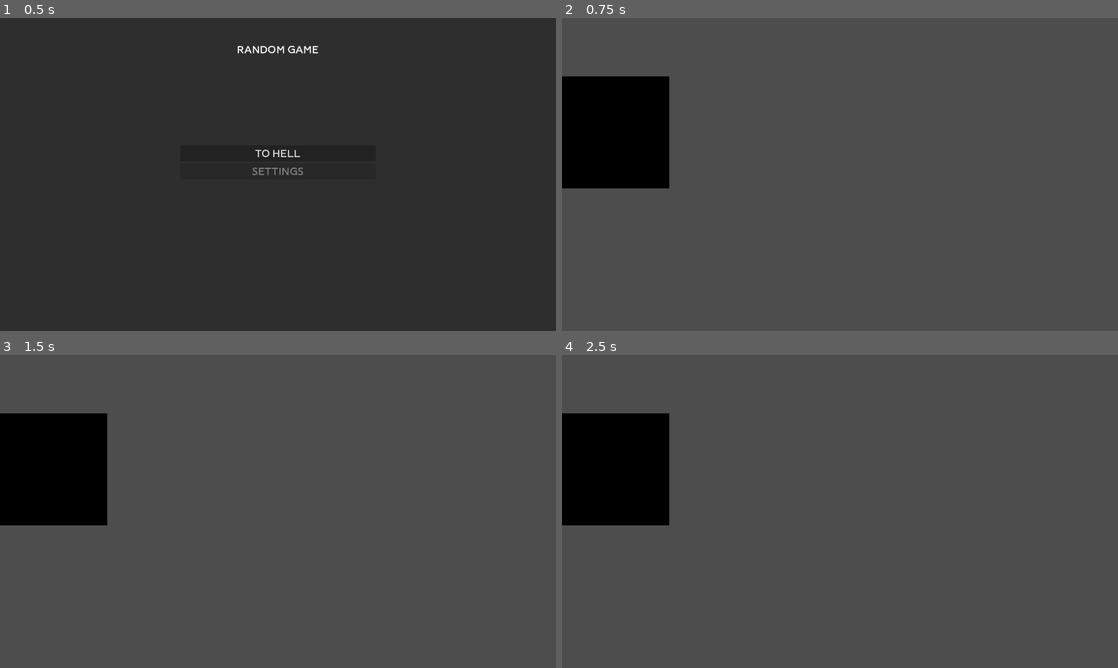
Above: before the commit, frames 1-4 (two rows, left to right).
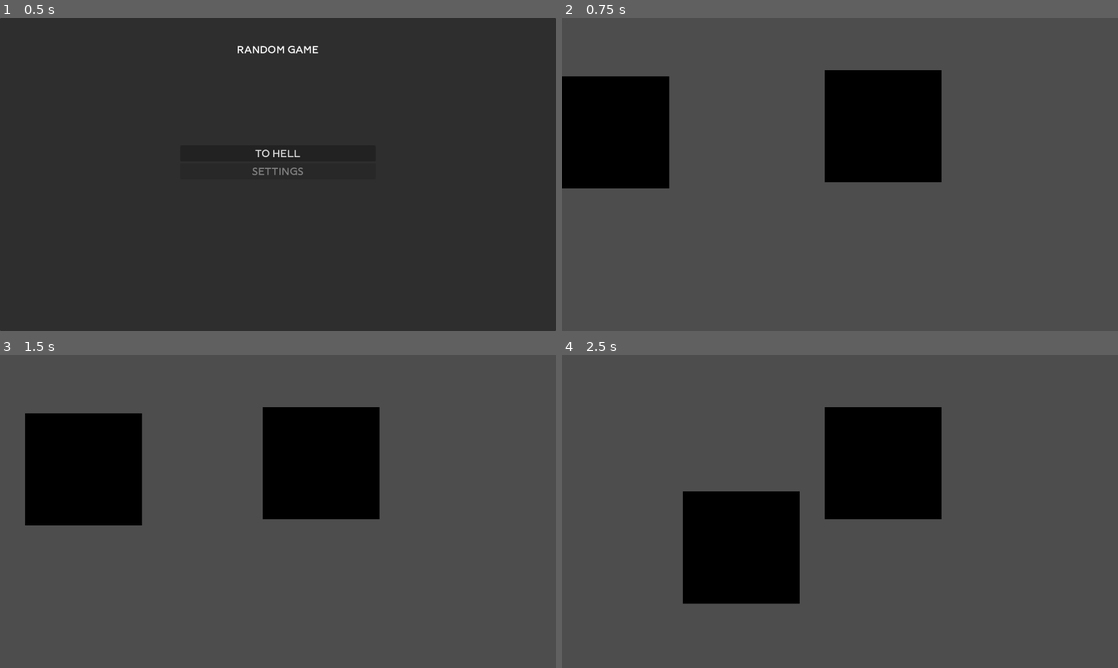
Above: after the commit, the same moments.

Repository: pguin-sudo/random-game
Game: Godot game, scene res://scenes/Menu/mainmenu.tscn
The game is run twice, just before and just after one commit, with the same random seed, the same clock (stepped at 60 frames per second) and the same inputs. After the commit the project has no main scene; this scene is started directly in both runs.
Inputs:
- Up to frame 1 (0.5 s): no input
- Up to frame 2 (0.75 s): click "TO HELL" at 0.5 s
- Up to frame 3 (1.5 s): tap Enter at 1.25 s; hold D (right, bound only after the commit) from 1.28 s (still down)
- Up to frame 4 (2.5 s): release D (right, bound only after the commit) at 2.03 s; hold S (down, bound only after the commit) from 2.03 s (still down)

Frame 1 is identical in both runs. In frame 2, 7.5% of the frame differs, in the area x 47-69%, y 16-53%; in frame 3, 11%; in frame 4, 22%, in the area x 0-69%, y 16-80%.
Error after the commit: Invalid type in function 'distance_to' in base 'Vector2'. Cannot convert argument 1 from Nil to Vector2. (res://scenes/Enemy/baseenemy.gd:8)

Commit message:
Add enemy and player movements

Diff:
--- a/project.godot
+++ b/project.godot
@@ -11,9 +11,12 @@
 [application]
 
 config/name="RandomGame"
-run/main_scene="res://scenes/Menu/mainmenu.tscn"
 config/features=PackedStringArray("4.3", "GL Compatibility")
 config/icon="res://icon.svg"
+
+[autoload]
+
+Globaldata="*res://scenes/globaldata.gd"
 
 [display]
 
@@ -22,6 +25,38 @@
 window/stretch/mode="viewport"
 window/stretch/aspect="ignore"
 
+[input]
+
+left={
+"deadzone": 0.5,
+"events": [null, Object(InputEventKey,"resource_local_to_scene":false,"resource_name":"","device":-1,"window_id":0,"alt_pressed":false,"shift_pressed":false,"ctrl_pressed":false,"meta_pressed":false,"pressed":false,"keycode":0,"physical_keycode":65,"key_label":0,"unicode":97,"location":0,"echo":false,"script":null)
+, Object(InputEventKey,"resource_local_to_scene":false,"resource_name":"","device":-1,"window_id":0,"alt_pressed":false,"shift_pressed":false,"ctrl_pressed":false,"meta_pressed":false,"pressed":false,"keycode":0,"physical_keycode":4194319,"key_label":0,"unicode":0,"location":0,"echo":false,"script":null)
+]
+}
+right={
+"deadzone": 0.5,
+"events": [Object(InputEventKey,"resource_local_to_scene":false,"resource_name":"","device":-1,"window_id":0,"alt_pressed":false,"shift_pressed":false,"ctrl_pressed":false,"meta_pressed":false,"pressed":false,"keycode":0,"physical_keycode":68,"key_label":0,"unicode":100,"location":0,"echo":false,"script":null)
+, Object(InputEventKey,"resource_local_to_scene":false,"resource_name":"","device":-1,"window_id":0,"alt_pressed":false,"shift_pressed":false,"ctrl_pressed":false,"meta_pressed":false,"pressed":false,"keycode":0,"physical_keycode":4194321,"key_label":0,"unicode":0,"location":0,"echo":false,"script":null)
+]
+}
+up={
+"deadzone": 0.5,
+"events": [Object(InputEventKey,"resource_local_to_scene":false,"resource_name":"","device":-1,"window_id":0,"alt_pressed":false,"shift_pressed":false,"ctrl_pressed":false,"meta_pressed":false,"pressed":false,"keycode":0,"physical_keycode":87,"key_label":0,"unicode":119,"location":0,"echo":false,"script":null)
+, Object(InputEventKey,"resource_local_to_scene":false,"resource_name":"","device":-1,"window_id":0,"alt_pressed":false,"shift_pressed":false,"ctrl_pressed":false,"meta_pressed":false,"pressed":false,"keycode":0,"physical_keycode":4194320,"key_label":0,"unicode":0,"location":0,"echo":false,"script":null)
+]
+}
+down={
+"deadzone": 0.5,
+"events": [Object(InputEventKey,"resource_local_to_scene":false,"resource_name":"","device":-1,"window_id":0,"alt_pressed":false,"shift_pressed":false,"ctrl_pressed":false,"meta_pressed":false,"pressed":false,"keycode":0,"physical_keycode":83,"key_label":0,"unicode":115,"location":0,"echo":false,"script":null)
+, Object(InputEventKey,"resource_local_to_scene":false,"resource_name":"","device":-1,"window_id":0,"alt_pressed":false,"shift_pressed":false,"ctrl_pressed":false,"meta_pressed":false,"pressed":false,"keycode":0,"physical_keycode":4194322,"key_label":0,"unicode":0,"location":0,"echo":false,"script":null)
+]
+}
+click={
+"deadzone": 0.5,
+"events": [Object(InputEventMouseButton,"resource_local_to_scene":false,"resource_name":"","device":-1,"window_id":0,"alt_pressed":false,"shift_pressed":false,"ctrl_pressed":false,"meta_pressed":false,"button_mask":0,"position":Vector2(0, 0),"global_position":Vector2(0, 0),"factor":1.0,"button_index":1,"canceled":false,"pressed":false,"double_click":false,"script":null)
+]
+}
+
 [rendering]
 
 renderer/rendering_method="gl_compatibility"
--- /dev/null
+++ b/scenes/Enemy/baseenemy.gd
@@ -0,0 +1,13 @@
+extends CharacterBody2D
+
+@export var speed = 400
+
+
+func _physics_process(delta):
+	var playerpos = Globaldata.playerpositon
+	if global_position.distance_to(playerpos) < 10:
+		velocity = global_position.direction_to(playerpos)
+		print("moving")
+		print(global_position)
+	move_and_slide()
+	print("stopped")
--- a/scenes/Enemy/baseenemy.tscn
+++ b/scenes/Enemy/baseenemy.tscn
@@ -1,4 +1,7 @@
-[gd_scene load_steps=3 format=3 uid="uid://3qvv3k3fobkd"]
+[gd_scene load_steps=5 format=3 uid="uid://3qvv3k3fobkd"]
+
+[ext_resource type="Script" path="res://scenes/Enemy/baseenemy.gd" id="1_4u2rd"]
+[ext_resource type="Texture2D" uid="uid://cq6gm2yhexakn" path="res://resources/Graph/PlaceHolder.png" id="2_114ut"]
 
 [sub_resource type="CircleShape2D" id="CircleShape2D_xt000"]
 radius = 144.031
@@ -14,7 +17,8 @@
 "speed": 0.0
 }]
 
-[node name="baseenemy" type="Node2D"]
+[node name="baseenemy" type="CharacterBody2D"]
+script = ExtResource("1_4u2rd")
 
 [node name="Area2D" type="Area2D" parent="."]
 
@@ -25,3 +29,9 @@
 position = Vector2(11, 4)
 scale = Vector2(2.44531, 3.90625)
 sprite_frames = SubResource("SpriteFrames_7uu58")
+
+[node name="CollisionShape2D" type="CollisionShape2D" parent="."]
+shape = SubResource("CircleShape2D_xt000")
+
+[node name="Sprite2D" type="Sprite2D" parent="."]
+texture = ExtResource("2_114ut")
--- /dev/null
+++ b/scenes/Player/player.gd
@@ -0,0 +1,17 @@
+extends CharacterBody2D
+
+@export var speed = 400
+
+func get_input():
+	var input_direction = Input.get_vector("left", "right", "up", "down")
+	velocity = input_direction * speed
+	velocity.normalized()
+
+func _physics_process(delta):
+	get_input()
+	move_and_slide()
+
+	send_data()
+
+func send_data():
+	Globaldata.get_player_position(global_position)
--- a/scenes/Player/player.tscn
+++ b/scenes/Player/player.tscn
@@ -1,16 +1,21 @@
-[gd_scene load_steps=3 format=3 uid="uid://ok1b26if5hmj"]
+[gd_scene load_steps=4 format=3 uid="uid://ok1b26if5hmj"]
 
+[ext_resource type="Script" path="res://scenes/Player/player.gd" id="1_8i60p"]
 [ext_resource type="Texture2D" uid="uid://bg8kfqdjqofd7" path="res://resources/PlaceHolder.png" id="1_rln3l"]
 
 [sub_resource type="CircleShape2D" id="CircleShape2D_x46tx"]
 radius = 144.031
 
-[node name="Player" type="Node2D"]
+[node name="Player" type="CharacterBody2D"]
+script = ExtResource("1_8i60p")
 
 [node name="Sprite2D" type="Sprite2D" parent="."]
 texture = ExtResource("1_rln3l")
 
-[node name="Area2D" type="Area2D" parent="."]
+[node name="CollisionShape2D" type="CollisionShape2D" parent="."]
+shape = SubResource("CircleShape2D_x46tx")
 
-[node name="CollisionShape2D" type="CollisionShape2D" parent="Area2D"]
+[node name="DamageArea" type="Area2D" parent="."]
+
+[node name="CollisionShape2D" type="CollisionShape2D" parent="DamageArea"]
 shape = SubResource("CircleShape2D_x46tx")
--- /dev/null
+++ b/scenes/globaldata.gd
@@ -0,0 +1,11 @@
+extends Node
+
+var playerpositon
+
+
+func _ready():
+	randomize()
+
+
+func get_player_position(pos):
+	playerpositon = pos
